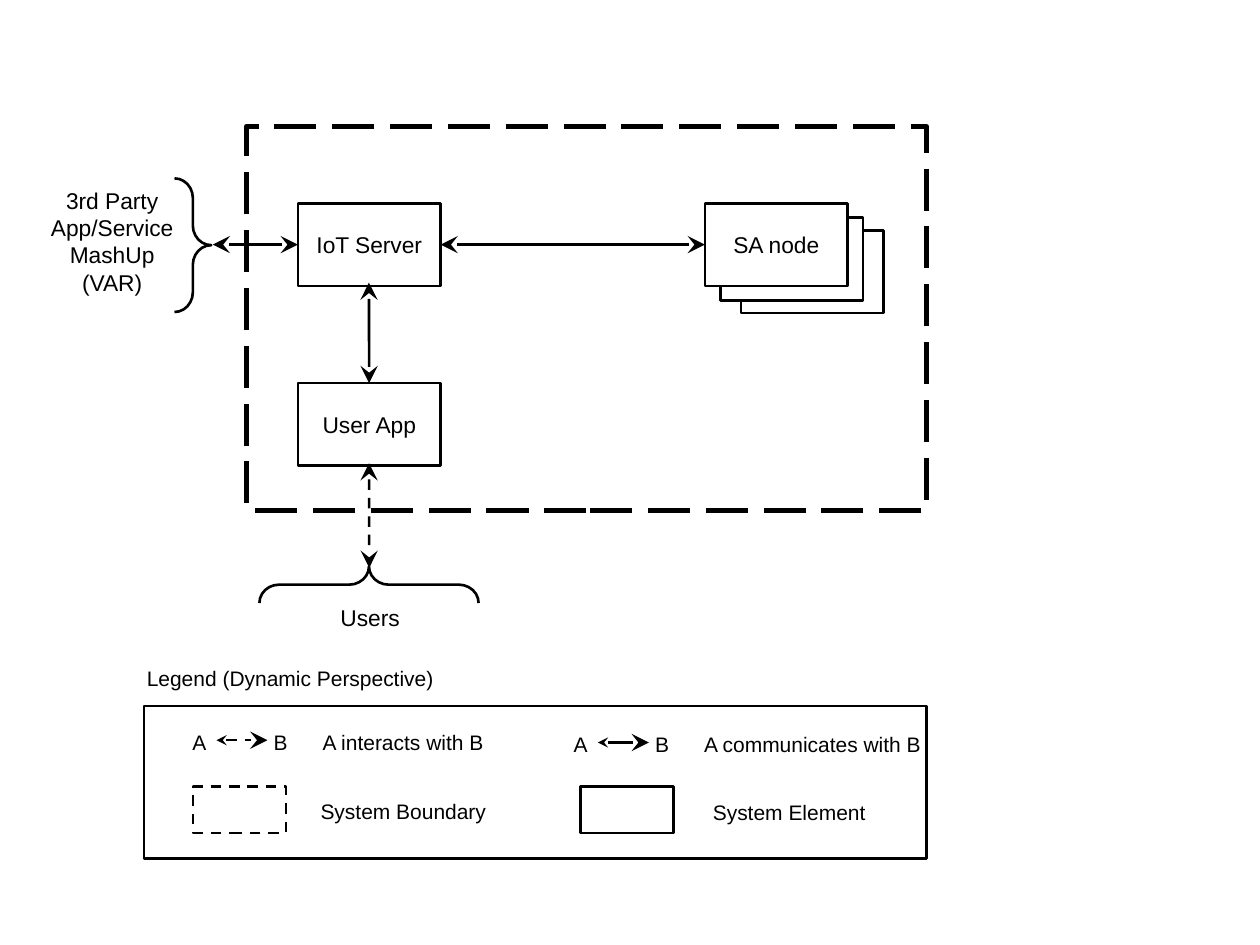
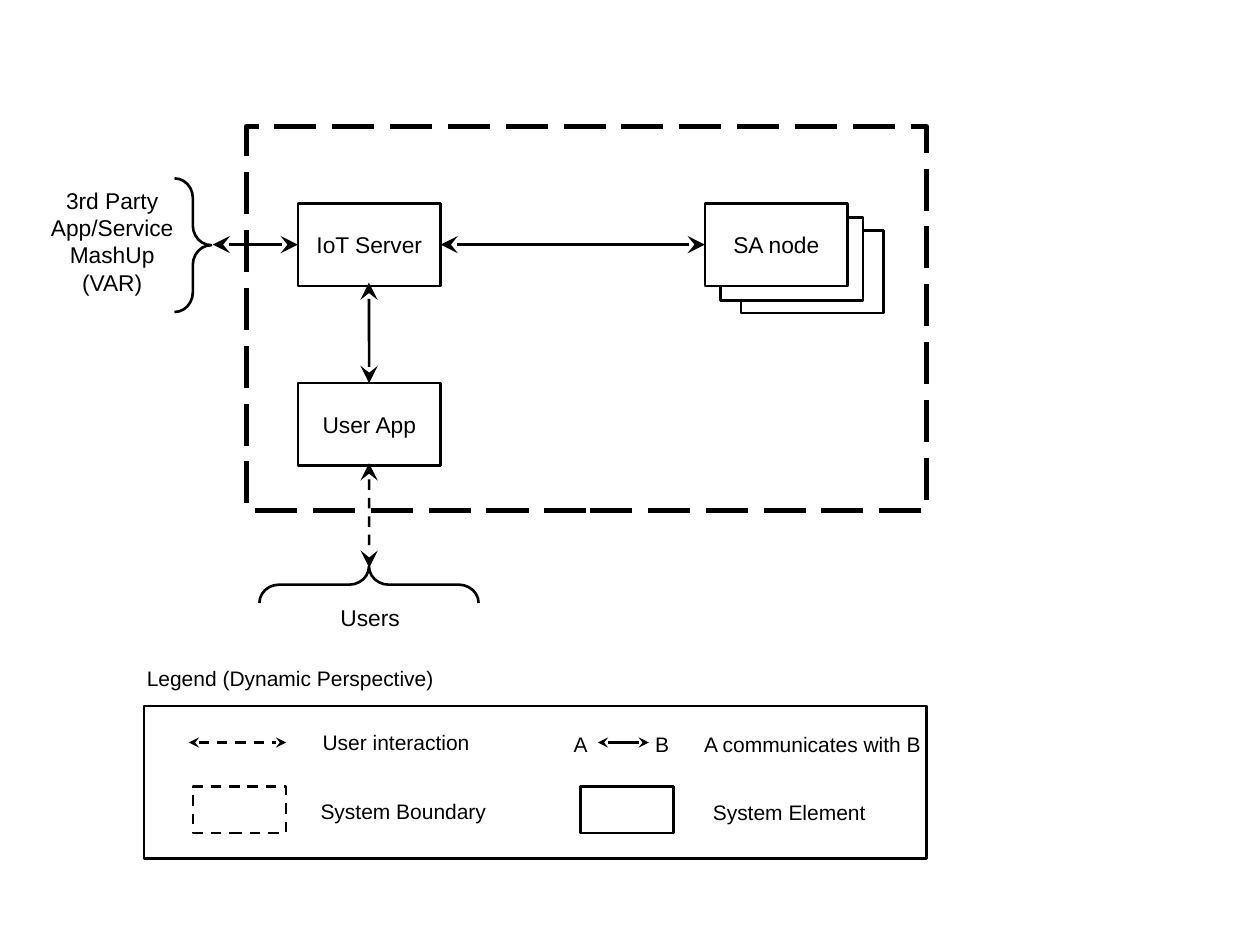
Before and after one commit to junggil/2015_CMU_StudioProject, a slide deck: slide 1 of DOCS/2015-06-18- Version 0.9/Studio project diagrams for document.pptx. Drawn at 1260x945 pixels with LibreOffice and Linux fonts; fonts in the diff are those of the drawing. Boxes give left, top, right and bottom in pixels: in the first picture for what was removed or moved away, otherwise in the second. Text is boxed around its words. In the diff, an @@ line names an element or a change of style, - is before the commit and + after.

```diff
--- a/DOCS/2015-06-18- Version 0.9/Studio project diagrams for document.pptx
+++ b/DOCS/2015-06-18- Version 0.9/Studio project diagrams for document.pptx
@@ double arrow moved from (217, 740) - (267, 740) to (189, 742) - (286, 742) @@
@@ text removed at (x1=192, y1=735, x2=206, y2=750) @@
-A
@@ text removed at (x1=274, y1=735, x2=288, y2=750) @@
-B
@@ text at (x1=323, y1=734, x2=470, y2=751): text changed @@
-A interacts with B
+User interaction
```
Also in this commit, not shown: 8 other slides changed, 4 other files.
